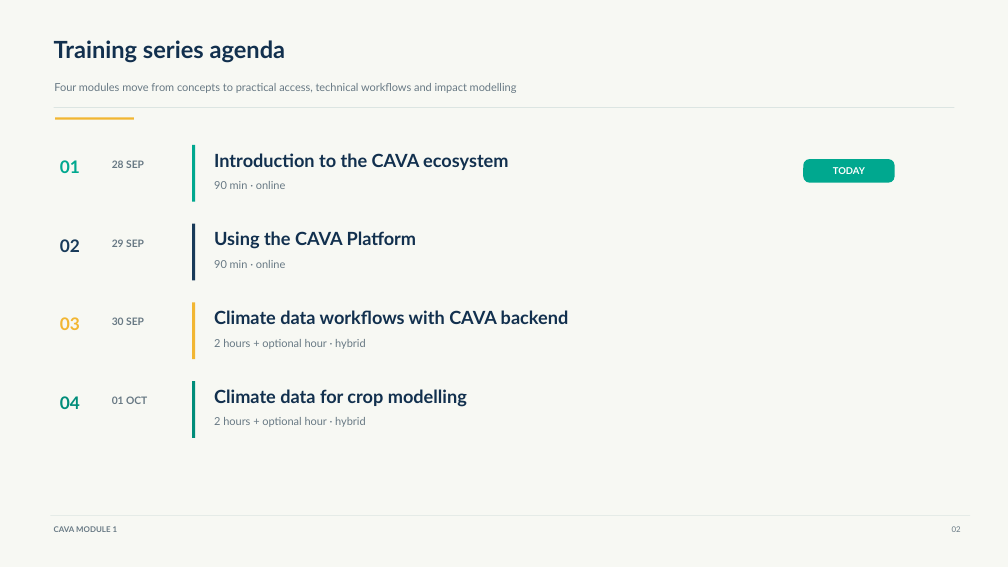
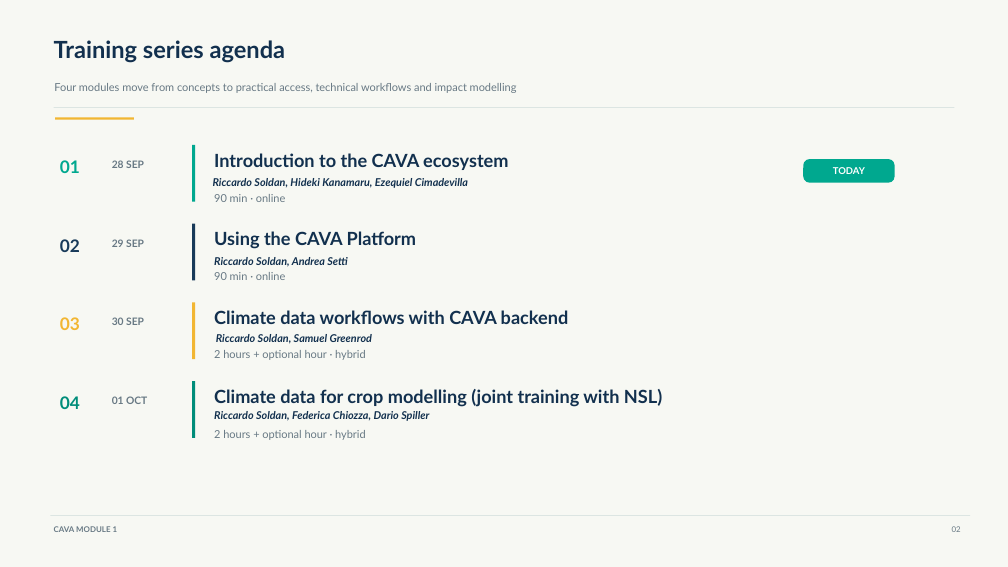
Before and after one commit to Risk-Team/trainings, a slide deck: slide 2 of CAVAtraining/HQ/day1/CAVA_Module_1.pptx. Drawn at 1008x567 pixels with LibreOffice and Linux fonts; fonts in the diff are those of the drawing. Boxes give left, top, right and bottom in pixels: in the first picture for what was removed or moved away, otherwise in the second. Text is boxed around its words. In the diff, an @@ line names an element or a change of style, - is before the commit and + after.

```diff
--- a/CAVAtraining/HQ/day1/CAVA_Module_1.pptx
+++ b/CAVAtraining/HQ/day1/CAVA_Module_1.pptx
@@ text added at (213, 178, 468, 188), 10.2 pt, text #12304E, bold, italic @@
+Riccardo Soldan, Hideki Kanamaru, Ezequiel Cimadevilla
@@ text "90 min · online": place and size @@
-text "90 min · online" at (214, 181, 285, 189)
+text "90 min · online" at (214, 194, 285, 202)
@@ text "90 min · online": place and size @@
-text "90 min · online" at (214, 260, 285, 268)
+text "90 min · online" at (214, 272, 285, 280)
@@ text added at (214, 257, 347, 267), 10.2 pt, text #12304E, bold, italic @@
+Riccardo Soldan, Andrea Setti
@@ text "2 hours + optional hour ...": place and size @@
-text "2 hours + optional hour ..." at (214, 339, 366, 349)
+text "2 hours + optional hour ..." at (214, 350, 366, 360)
@@ text added at (216, 334, 373, 344), 10.2 pt, text #12304E, bold, italic @@
+Riccardo Soldan, Samuel Greenrod
@@ text at (214, 389, 662, 407): text changed @@
-Climate data for crop modelling
+Climate data for crop modelling (joint training with NSL)
@@ text added at (214, 411, 429, 421), 10.2 pt, text #12304E, bold, italic @@
+Riccardo Soldan, Federica Chiozza, Dario Spiller
@@ text "2 hours + optional hour ...": place and size @@
-text "2 hours + optional hour ..." at (214, 417, 366, 427)
+text "2 hours + optional hour ..." at (214, 430, 366, 440)
```
Also in this commit, not shown: 16 other slides changed, 17 slides added, 9 slides removed, 8 other files.
